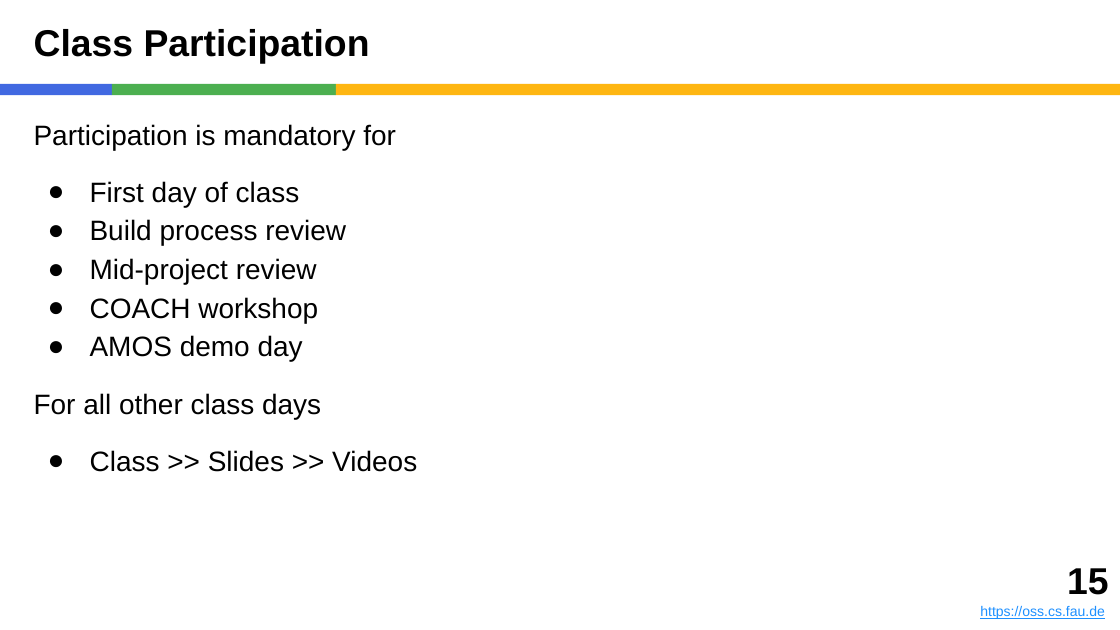
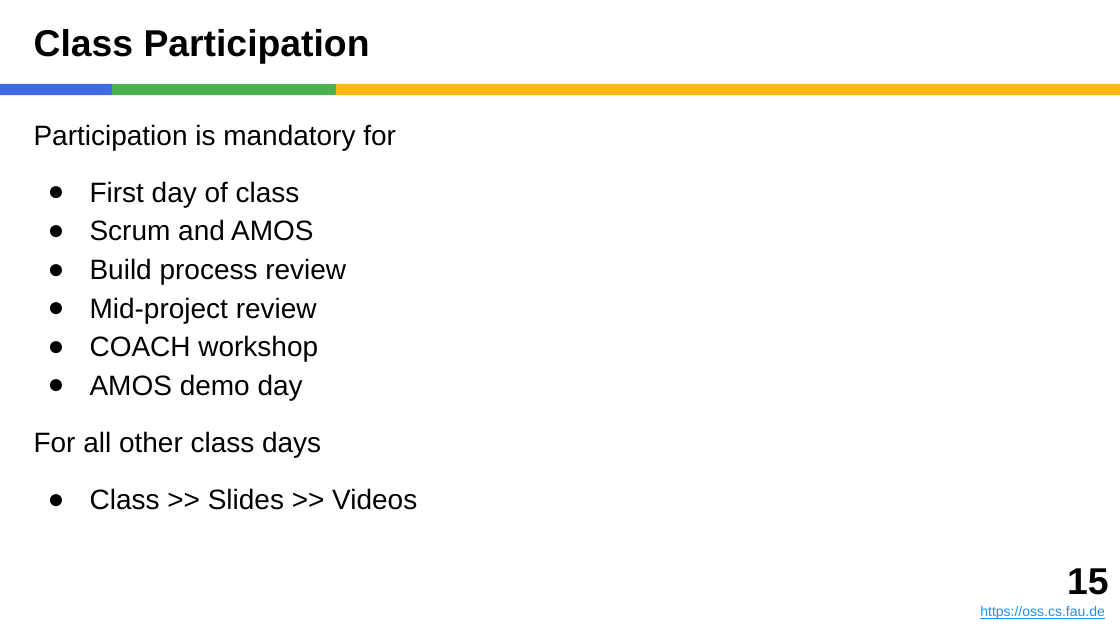
Before and after one commit to dirkriehle/amos-course, a slide deck: slide 15 of Lecture slides/AMOS A01 - Introduction.pptx. Drawn at 1120x630 pixels with LibreOffice and Linux fonts; fonts in the diff are those of the drawing. Boxes give left, top, right and bottom in pixels: in the first picture for what was removed or moved away, otherwise in the second. Text is boxed around its words. In the diff, an @@ line names an element or a change of style, - is before the commit and + after.

Commit message:
Updates for AMOS-27 winter 2026/27

```diff
--- a/Lecture slides/AMOS A01 - Introduction.pptx
+++ b/Lecture slides/AMOS A01 - Introduction.pptx
@@ text at (x1=90, y1=219, x2=313, y2=241): paragraph added @@
+● Scrum and AMOS
```
Also in this commit, not shown: 4 other slides changed, 6 other files.
